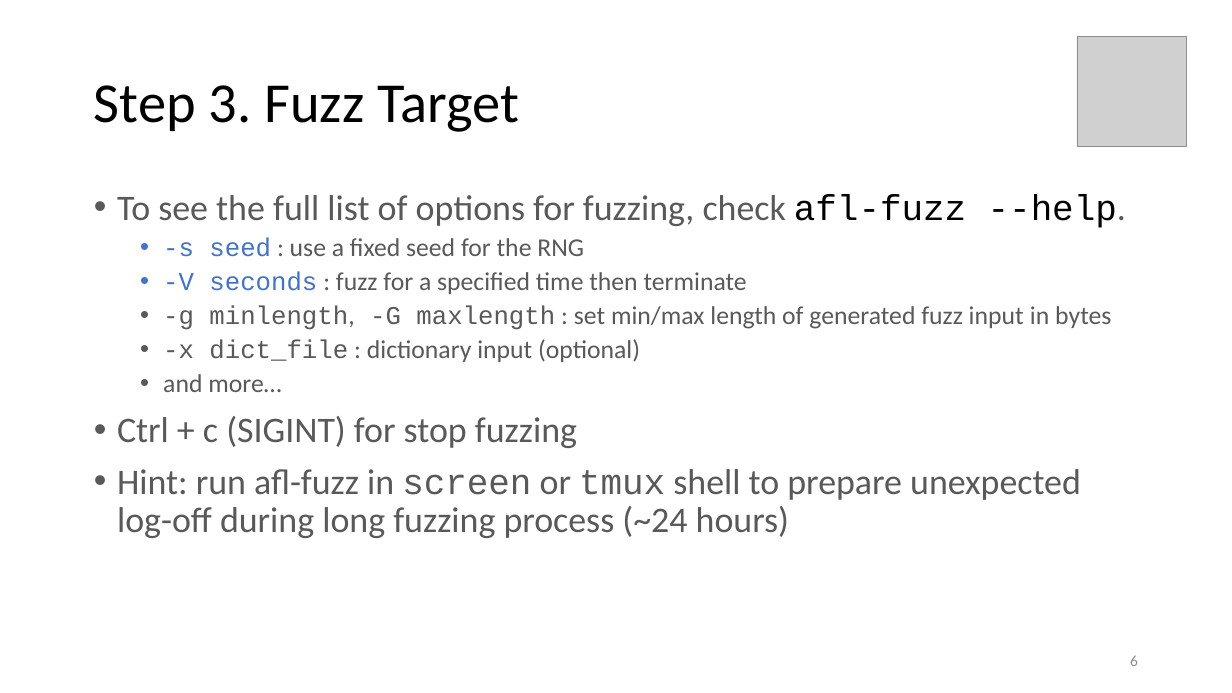
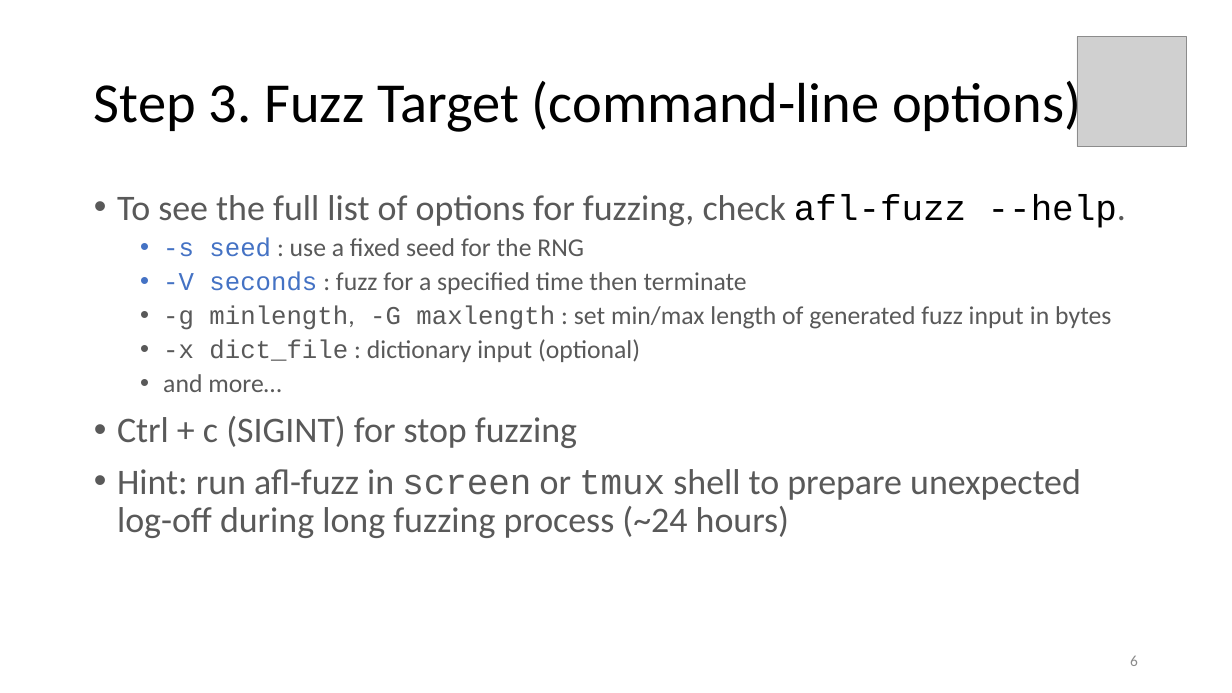
Before and after one commit to swtv-kaist/cs458-spring23, a slide deck: slide 6 of 3-fuzz-concolic/lec42-fuzzing_with_afl++-v3.pptx. Drawn at 1232x693 pixels with LibreOffice and Linux fonts; fonts in the diff are those of the drawing; grey boxes stand for pictures. Boxes give left, top, right and bottom in pixels: in the first picture for what was removed or moved away, otherwise in the second. Text is boxed around its words. In the diff, an @@ line names an element or a change of style, - is before the commit and + after.

```diff
--- a/3-fuzz-concolic/lec42-fuzzing_with_afl++-v3.pptx
+++ b/3-fuzz-concolic/lec42-fuzzing_with_afl++-v3.pptx
@@ title at [94,74,1081,135]: text changed @@
-Step 3. Fuzz Target
+Step 3. Fuzz Target (command-line options)
```
Also in this commit, not shown: 6 other slides changed, 1 slide added, 4 other files.
